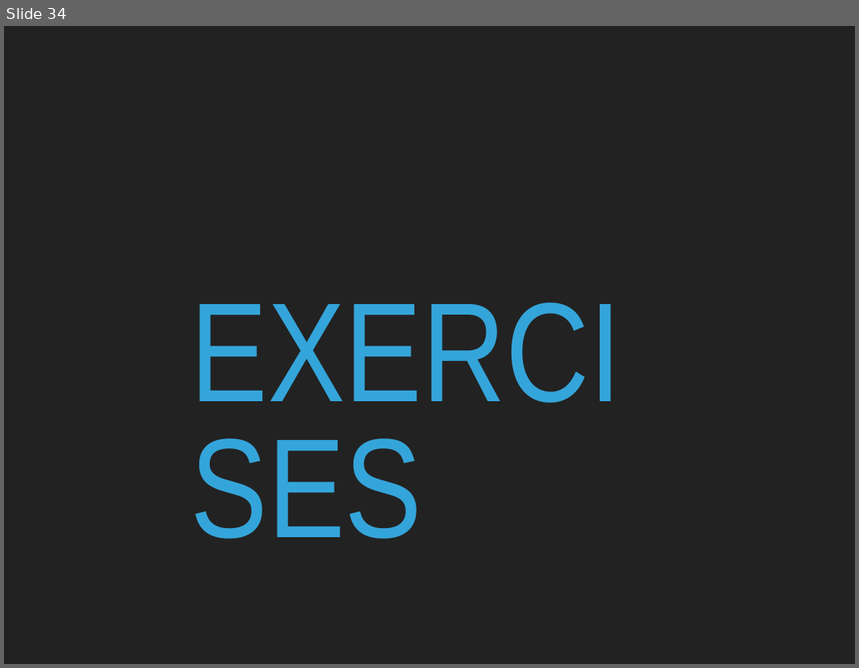
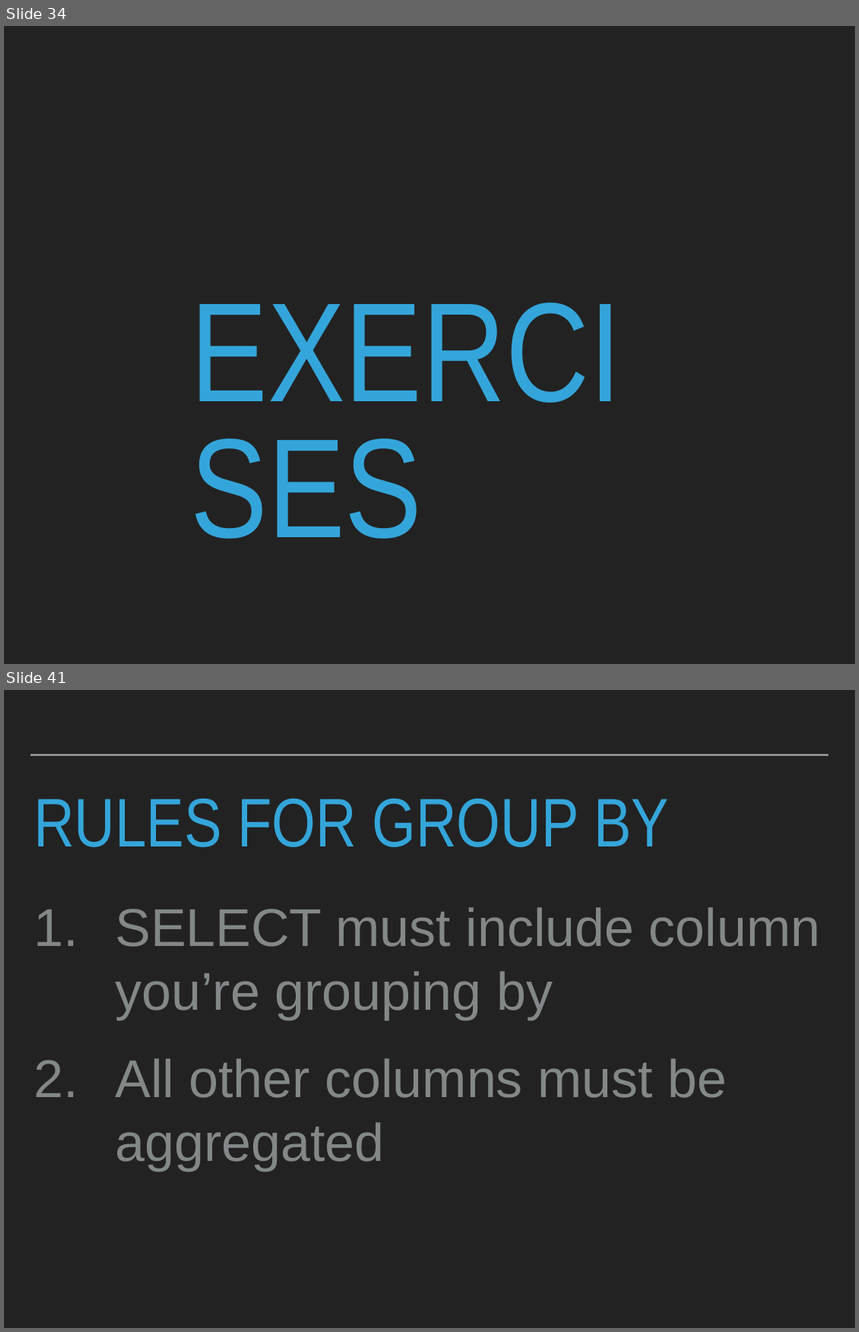
Before and after one commit to robcarrington/sqlbootcamp, a slide deck: Slides/Session2.pptx. Shown one above the other, each under a label of ours: slide 34 before the commit, slides 34 and 41 after it; the slides between them are not shown. The pictures are 859x668 and 859x1332 pixels, drawn with LibreOffice and Linux fonts; fonts in the diff are those of the drawing. Boxes give left, top, right and bottom in pixels: in the first picture for what was removed or moved away, otherwise in the second. Text is boxed around its words. In the diff, an @@ line names an element or a change of style, - is before the commit and + after.

Commit message:
Added groupby slides back in

```diff
--- a/Slides/Session2.pptx
+++ b/Slides/Session2.pptx
@@ slide 41 added at box(4, 690, 855, 1328), background #222222 @@
@@ line added from (31, 755) to (829, 755), #A6AAA9 2 pt @@
@@ title added at box(34, 798, 669, 847), 82.8 pt, text #34A5DA @@
+RULES FOR GROUP BY
@@ text added at box(115, 907, 821, 1171), 64 pt, text #838787 @@
+1. SELECT must include column you’re grouping by
+2. All other columns must be aggregated
```
Also in this commit, not shown: 7 other slides added, 1 other file.
